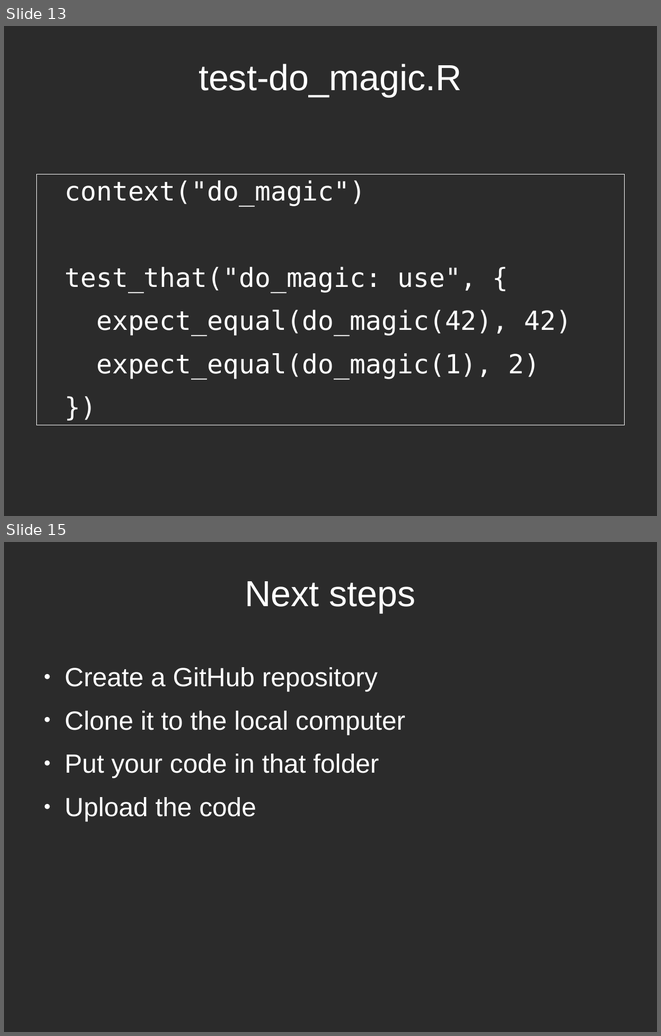
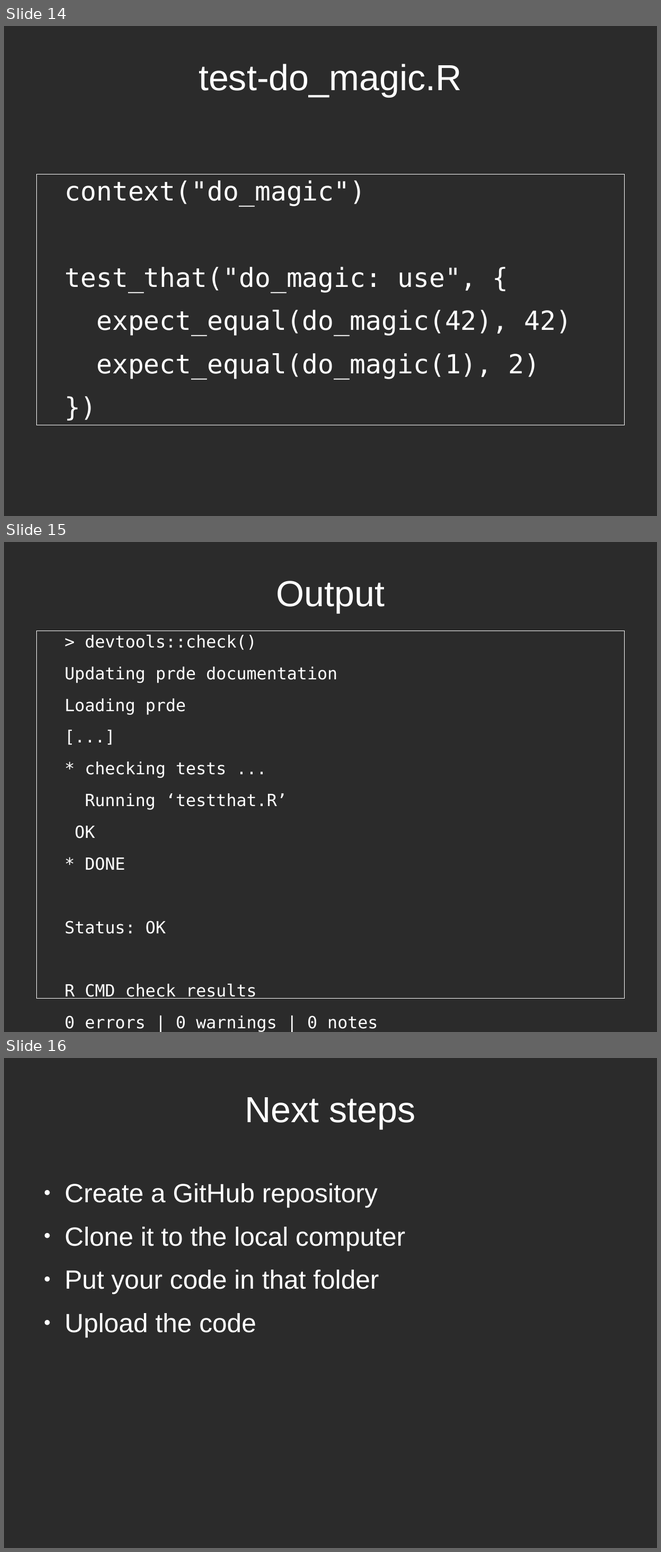
Before and after one commit to richelbilderbeek/PresentationsAboutR, a slide deck: ProfessionalRdevelopment/ProfessionalRDevelopment.odp. Shown one above the other, each under a label of ours: slides 13 and 15 before the commit, slides 14, 15 and 16 after it; the slides between them are not shown. The pictures are 661x1036 and 661x1552 pixels, drawn with LibreOffice and Linux fonts; fonts in the diff are those of the drawing; background and template pictures are left out; a plain dark background stands for a picture behind light text. Boxes give left, top, right and bottom in pixels: in the first picture for what was removed or moved away, otherwise in the second. Text is boxed around its words. In the diff, an @@ line names an element or a change of style, - is before the commit and + after.

```diff
--- a/ProfessionalRdevelopment/ProfessionalRDevelopment.odp
+++ b/ProfessionalRdevelopment/ProfessionalRDevelopment.odp
@@ slide 15 added at (4, 542, 657, 1032), background picture (left out) @@
@@ title added at (276, 581, 385, 612), 44 pt, text #FFFFFF @@
+Output
@@ text added at (36, 631, 625, 998), outline #FFFFFF 0 pt, 20.4 pt, text #FFFFFF @@
+> devtools::check()
+Updating prde documentation
+Loading prde
+[...]
+* checking tests ...
+Running ‘testthat.R’
+OK
+* DONE
+Status: OK
+R CMD check results
+0 errors | 0 warnings | 0 notes
@@ what was slide 13 is now slide 14 @@
@@ what was slide 15 is now slide 16 @@
```
Also in this commit, not shown: 4 slides changed, 1 other slide added, 1 slide removed, 4 other files.
